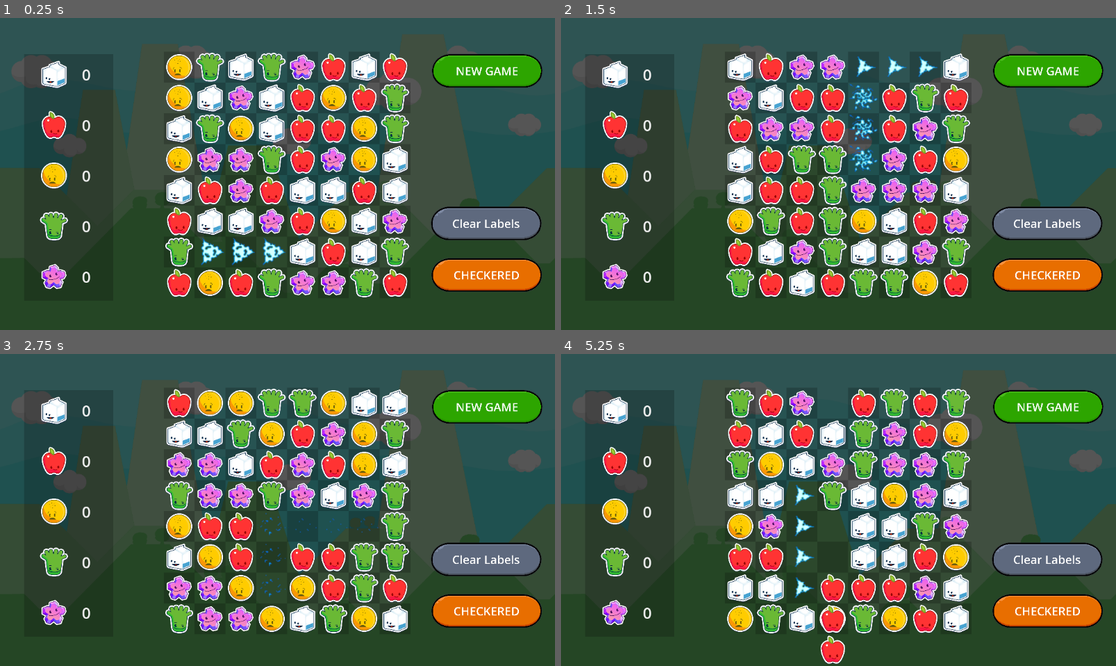
Above: before the commit, frames 1-4 (two rows, left to right).
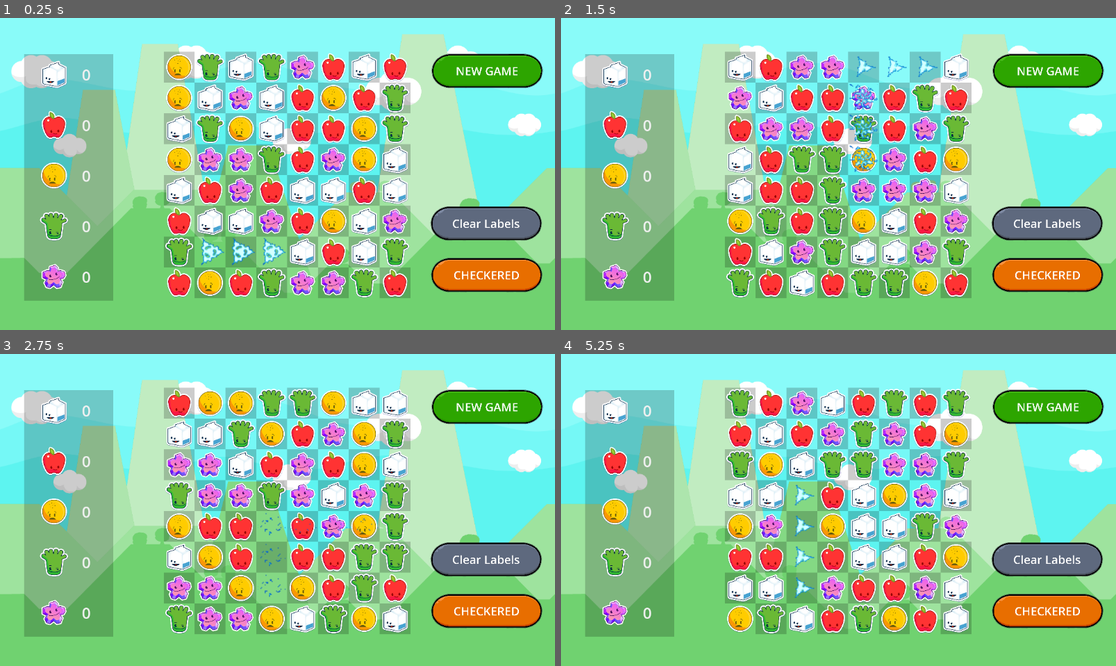
Above: after the commit, the same moments.

Repository: gitbrent/godot-match-3
Game: Godot game, scene res://game.tscn
The game is run twice, just before and just after one commit, with the same random seed, the same clock (stepped at 60 frames per second) and the same inputs.
Inputs:
- Up to frame 1 (0.25 s): no input
- Up to frame 2 (1.5 s): click "Clear Labels" at 0.5 s; click "NEW GAME" at 1.25 s
- Up to frame 3 (2.75 s): click "NEW GAME" at 2 s
- Up to frame 4 (5.25 s): click "CHECKERED" at 2.75 s; click "Clear Labels" at 3.5 s; click "CHECKERED" at 4.25 s; click "NEW GAME" at 5 s

The runs differ from the first frame. In frame 1, 75% of the frame differs, in the area x 0-100%, y 0-100%; in frame 2, 76%; in frame 3, 76%; in frame 4, 77%.

Commit message:
updated to use `Enums.debug_print`

Diff:
--- a/enums.gd
+++ b/enums.gd
@@ -16,3 +16,20 @@
 		if GemColor[key] == value:
 			return key
 	return "Unknown"
+
+# =========================================================
+
+enum DEBUG_LEVEL {
+	NONE,    # No debug output
+	ERROR,   # Critical errors only
+	WARNING, # Errors and warnings
+	INFO,    # Informational output
+	DEBUG    # All debug messages
+}
+
+# Global or class-level variable to set the current debug level
+var current_debug_level = DEBUG_LEVEL.DEBUG
+
+func debug_print(message: String, level: int):
+	if level <= current_debug_level:
+		print(message)
--- a/game.gd
+++ b/game.gd
@@ -1,6 +1,6 @@
 extends Node2D
 # SCENES
-@onready var audio_stream_player:AudioStreamPlayer = $AudioStreamPlayer
+@onready var audio_gem_move:AudioStreamPlayer = $AudioGemMove
 @onready var game_board:GameBoard = $Board
 
 func _on_board_gem_swapped():
@@ -8,7 +8,7 @@
 	#GameProps.get_props()
 
 func play_move_sound():
-	audio_stream_player.play()
+	audio_gem_move.play()
 
 func update_game_props():
 	var brent = game_board.get_gem_props()
--- a/game.tscn
+++ b/game.tscn
@@ -32,6 +32,7 @@
 texture = ExtResource("1_h8otn")
 
 [node name="BkgdTextRect" type="Panel" parent="."]
+visible = false
 offset_right = 1154.0
 offset_bottom = 652.0
 theme_override_styles/panel = SubResource("StyleBoxFlat_103kv")
@@ -176,10 +177,10 @@
 grow_vertical = 2
 theme_override_styles/panel = SubResource("StyleBoxFlat_imdoc")
 
-[node name="AudioStreamPlayer" type="AudioStreamPlayer" parent="."]
+[node name="AudioGemMove" type="AudioStreamPlayer" parent="."]
 stream = ExtResource("8_7jpwb")
 
-[node name="TextureButton" type="TextureButton" parent="."]
+[node name="BtnNewGame" type="TextureButton" parent="."]
 offset_left = 895.0
 offset_top = 74.0
 offset_right = 2054.0
@@ -187,7 +188,7 @@
 scale = Vector2(0.2, 0.2)
 texture_normal = ExtResource("10_qtl06")
 
-[node name="Label" type="Label" parent="TextureButton"]
+[node name="Label" type="Label" parent="BtnNewGame"]
 layout_mode = 1
 anchors_preset = 15
 anchor_right = 1.0
@@ -240,6 +241,6 @@
 vertical_alignment = 1
 
 [connection signal="gem_swapped" from="Board" to="." method="_on_board_gem_swapped"]
-[connection signal="pressed" from="TextureButton" to="." method="_on_newgame_button_pressed"]
+[connection signal="pressed" from="BtnNewGame" to="." method="_on_newgame_button_pressed"]
 [connection signal="pressed" from="BtnClearDebugLabels" to="." method="_on_btn_clear_debug_labels_pressed"]
 [connection signal="pressed" from="BtnMatchCol" to="." method="_on_btn_make_vert_pressed"]
--- a/game_board/GameBoard.gd
+++ b/game_board/GameBoard.gd
@@ -171,8 +171,8 @@
 # @desc: calls `swap_gem_cells()` when 2 cells selected and are adjacent
 
 func _on_cell_click(gem_cell:GemCell):
-	#print("[_on_cell_click] gem_cell.......: ", find_gem_indices(gem_cell))
-	#print("[_on_cell_click] ---------------------------------------------")
+	Enums.debug_print("[_on_cell_click] gem_cell.......: "+JSON.stringify(find_gem_indices(gem_cell)), Enums.DEBUG_LEVEL.INFO)
+	Enums.debug_print("[_on_cell_click] ---------------------------------------------", Enums.DEBUG_LEVEL.INFO)
 
 	# Clear first, we'll set later
 	if selected_cell_1:
@@ -192,10 +192,10 @@
 
 	# DEBUG
 	if selected_cell_1:
-		#print("[_on_cell_click] selected_cell_1: ", find_gem_indices(selected_cell_1))
+		Enums.debug_print("[_on_cell_click] selected_cell_1: " + JSON.stringify(find_gem_indices(selected_cell_1)), Enums.DEBUG_LEVEL.INFO)
 		selected_cell_1.debug_show_selnum(1)
 	if selected_cell_2:
-		#print("[_on_cell_click] selected_cell_2: ", find_gem_indices(selected_cell_2))
+		Enums.debug_print("[_on_cell_click] selected_cell_2: " + JSON.stringify(find_gem_indices(selected_cell_2)), Enums.DEBUG_LEVEL.INFO)
 		selected_cell_2.debug_show_selnum(2)
 
 	# STEP 2: effect
@@ -246,7 +246,7 @@
 # STEP 3: Tween complete: clear vars/scan board
 
 func tween_completed():
-	print("[tween_completed]: (counter="+str(tweens_running)+")")
+	Enums.debug_print("[tween_completed]: (counter="+str(tweens_running)+")", Enums.DEBUG_LEVEL.INFO)
 	# A: update counter
 	tweens_running -= 1
 
@@ -265,15 +265,15 @@
 # STEP 4: Check board, then explode first match found... (repeat until exhausted)
 
 func check_board_explode_matches():
-	print("[check_board_explode_matches]: =====================================")
-	print("[check_board_explode_matches]: CHECKING BOARD...")
-	print("[check_board_explode_matches]: =====================================")
+	Enums.debug_print("[check_board_explode_matches]: =====================================", Enums.DEBUG_LEVEL.INFO)
+	Enums.debug_print("[check_board_explode_matches]: CHECKING BOARD...                    ", Enums.DEBUG_LEVEL.INFO)
+	Enums.debug_print("[check_board_explode_matches]: =====================================", Enums.DEBUG_LEVEL.INFO)
 
 	var gem_matches = get_first_match_gems()
 	if gem_matches.size() > 0:
 		debug_print_ascii_table(gem_matches)
 	if gem_matches.size() == 0:
-		print("[check_board_explode_matches]: No more matches. Board stable.")
+		Enums.debug_print("[check_board_explode_matches]: No more matches. Board stable.", Enums.DEBUG_LEVEL.INFO)
 		# Reset undo cells or perform other cleanup here.
 		if undo_cell_1 and undo_cell_2:
 			swap_gem_cells(undo_cell_2, undo_cell_1)
@@ -287,10 +287,11 @@
 		explode_refill_gems(gem_matches)
 
 func explode_refill_gems(gem_cells: Array):
-	print("[explode_refill_gems........]: =====================================")
-	print("[explode_refill_gems........]: *EXPLODING* gem_cell count: ", gem_cells.size())
-	print("[explode_refill_gems........]: =====================================")
-	#debug_print_ascii_table(gem_cells) # DEBUG
+	Enums.debug_print("[explode_refill_gems........]: =====================================", Enums.DEBUG_LEVEL.INFO)
+	Enums.debug_print("[explode_refill_gems........]: *EXPLODING* gem_cell count: "+str(gem_cells.size()), Enums.DEBUG_LEVEL.INFO)
+	Enums.debug_print("[explode_refill_gems........]: =====================================", Enums.DEBUG_LEVEL.INFO)
+	if Enums.current_debug_level == Enums.DEBUG_LEVEL.DEBUG:
+		debug_print_ascii_table(gem_cells)
 
 	# A: explode selected
 	for gem_cell in gem_cells:
@@ -315,11 +316,11 @@
 
 	# D:
 	check_board_explode_matches()
-	# TODO: WIP: DEBUG: commented out recursive
 
 func refill_column(column_index: int, highest_exploded_row: int, count_exploded: int):
 	var column = hbox_container.get_child(column_index)
-	print("[refill_column] | colIdx: ", column_index, " | hst_exp_row: ", highest_exploded_row, " | count_exploded: ", count_exploded)
+	var debug_str = "[refill_column] | colIdx: "+str(column_index)+" | hst_exp_row: "+str(highest_exploded_row)+" | count_exploded: "+str(count_exploded)
+	Enums.debug_print(debug_str, Enums.DEBUG_LEVEL.DEBUG)
 
 	# Move gems down from the row just above the first exploded row to the top
 	# EXAMPLE:
@@ -333,7 +334,8 @@
 		var source_gem_cell = column.get_child(i)
 		var target_gem_cell = column.get_child(i + count_exploded)
 		var rows_to_fall = count_exploded
-		print("[---------move] [", i, "] OLD->NEW: ", Enums.get_color_name_by_value(target_gem_cell.gem_color).substr(0,1), "->", Enums.get_color_name_by_value(source_gem_cell.gem_color).substr(0,1), " ... rows_to_fall=", rows_to_fall)
+		var debug_str2 = "[---------move] ["+str(i)+"] OLD->NEW: "+Enums.get_color_name_by_value(target_gem_cell.gem_color).substr(0,1)+ "->"+ Enums.get_color_name_by_value(source_gem_cell.gem_color).substr(0,1)+" ... rows_to_fall="+ str(rows_to_fall)
+		Enums.debug_print(debug_str2, Enums.DEBUG_LEVEL.DEBUG)
 		target_gem_cell.replace_gem(source_gem_cell.gem_color, rows_to_fall)
 
 	# Refill the topmost cell(s) with new gems
@@ -341,12 +343,12 @@
 		var gem_cell = column.get_child(i)
 		var random_color = GEM_COLOR_NAMES[randi() % GEM_COLOR_NAMES.size()]
 		gem_cell.replace_gem(random_color)  # Replace top gem with a new random gem
-		print("[-------refill] [", i, "] ADD: ", Enums.get_color_name_by_value(random_color))
+		var debug_str3 = "[-------refill] ["+str(i)+"] ADD: " + Enums.get_color_name_by_value(random_color)
+		Enums.debug_print(debug_str3, Enums.DEBUG_LEVEL.DEBUG)
 
 # DEBUG =======================================================================
 
 func debug_print_column_ascii(column: VBoxContainer, column_index: int):
-	#print("Column ", column_index, " state:")
 	var output = ""
 	for i in range(column.get_child_count() - 1, -1, -1):  # Print from top to bottom
 		var gem_cell = column.get_child(i) as GemCell
@@ -355,7 +357,6 @@
 		else:
 			output += "[   ]"  # Append empty brackets for null or missing gems
 	print("Column ", column_index, " state: ", output)
-	#print(output)  # Print the entire column state as one line
 
 func debug_print_ascii_table(affected_cells: Array):
 	var num_columns: int = hbox_container.get_child_count()
@@ -398,11 +399,13 @@
 	print(divider)
 
 func new_game():
-	print("Starting new game, resetting board.")
+	Enums.debug_print("Starting new game, resetting board.", Enums.DEBUG_LEVEL.INFO)
 	# A:
 	for vbox in hbox_container.get_children():
 		for gem_cell in vbox.get_children():
 			gem_cell.initialize(GEM_COLOR_NAMES[randi() % GEM_COLOR_NAMES.size()])
+			gem_cell.get_child(1).visible = true
+			gem_cell.get_child(1).position = Vector2(32,32)
 	# B:
 	check_board_explode_matches()
 
@@ -412,8 +415,9 @@
 			gem_cell.debug_show_debug_panel(false)
 			gem_cell.get_child(1).visible = true
 			gem_cell.get_child(1).position = Vector2(32,32)
-			#var debug_name = Enums.get_color_name_by_value(gem_cell.gem_color).substr(0,1)
-			#print("[", debug_name, "] ", gem_cell.get_child(1).visible)
+			var debug_name = Enums.get_color_name_by_value(gem_cell.gem_color).substr(0,1)
+			var debug_str = "["+debug_name+"] " + str(gem_cell.get_child(1).visible)
+			Enums.debug_print(debug_str, Enums.DEBUG_LEVEL.DEBUG)
 
 func debug_make_match_col():
 	var col0:VBoxContainer = hbox_container.get_child(0)
--- a/game_board/GemCell.gd
+++ b/game_board/GemCell.gd
@@ -6,6 +6,7 @@
 @onready var anim_sprite_explode:AnimatedSprite2D = $AnimSpriteExplode
 @onready var debug_label_sel_num:Label = $DebugLabelSelNum
 @onready var debug_ui_panel:Panel = $DebugUIPanel
+@onready var audio_gem_explode:AudioStreamPlayer = $AudioGemExplode
 # PROPS
 const SPRITE_SCALE:Vector2 = Vector2(0.25, 0.25)
 const DROP_OFFSET:int = 64 # (the sprite is centered in the 64x64 container, and uses a 32,32 position)
@@ -83,7 +84,7 @@
 
 func play_anim_explode():
 	# @desc: both AnimPlayer & AnimExplode are 1-sec
-	# TODO: play sound
+	audio_gem_explode.play()
 
 	# A: explode effect (scale down to zero)
 	# IMPORTANT: use play/stop or scale wont reset!
--- a/game_board/gem_cell.tscn
+++ b/game_board/gem_cell.tscn
@@ -6,6 +6,7 @@
 [ext_resource type="Texture2D" uid="uid://dacjcttesccxk" path="res://assets/effects/explode-06.png" id="4_qqixd"]
 [ext_resource type="FontFile" uid="uid://dlhwrp5jwkrll" path="res://assets/fonts/Acme-Regular.ttf" id="5_lb5dp"]
 [ext_resource type="Theme" uid="uid://hahh0mrfx2q1" path="res://debug_label_theme.tres" id="6_hn3w3"]
+[ext_resource type="AudioStream" uid="uid://ds53xomd2ha1b" path="res://assets/audio/Abstract2.ogg" id="7_guo7s"]
 
 [sub_resource type="StyleBoxFlat" id="StyleBoxFlat_lpbyf"]
 bg_color = Color(0, 0, 0, 0.533333)
@@ -269,3 +270,6 @@
 theme_override_font_sizes/font_size = 16
 text = "321"
 horizontal_alignment = 2
+
+[node name="AudioGemExplode" type="AudioStreamPlayer" parent="."]
+stream = ExtResource("7_guo7s")
Not shown, added: assets/audio/bfh1_glass_breaking_02.ogg.import
Not shown, added: assets/audio/btn-Modern2.wav.import
Not shown, added: assets/audio/move-Minimalist4.wav.import
Not shown: 1 places in game_board/gem_cell.tscn that only renumber resources
Not shown, changed: assets/.DS_Store
Not shown, added: assets/audio/bfh1_glass_breaking_02.ogg
Not shown, added: assets/audio/btn-Modern2.wav
Not shown, added: assets/audio/move-Minimalist4.wav
